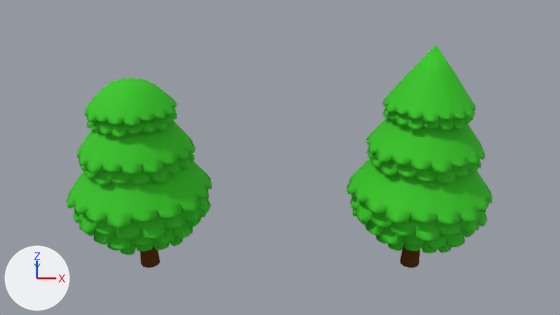
The Blender file Assets/Models/firTree0.blend, before and after one commit.
Both versions are drawn from the file's camera 'Camera'. The lights are fixed; the arrows at lower left show +X, +Y and +Z.

Script lines for the objects in view, before the commit:
```python
ob_cylinder_002 = bpy.data.objects.new('Cylinder.002', me_cylinder_031)
ob_cylinder_002.location = (-2.5, 0.0, 1.18)
ob_cylinder_002.rotation_euler = (0.0, 0.0, 2.11)  # degrees (0, 0, 121)
ob_cylinder_002.scale = (1.02, 1.02, 0.982)
ob_cylinder_003 = bpy.data.objects.new('Cylinder.003', me_cylinder_032)
ob_cylinder_003.location = (-2.5, 0.0, 1.71)
ob_cylinder_003.rotation_euler = (0.0, 0.0, 2.197)  # degrees (0, 0, 126)
ob_cylinder_003.scale = (1.14, 1.14, 1.07)
ob_cylinder_004 = bpy.data.objects.new('Cylinder.004', me_cylinder_033)
ob_cylinder_004.location = (-2.5, 0.0, 1.43)
ob_cylinder_004.rotation_euler = (0.0, 0.0, 2.633)  # degrees (0, 0, 151)
ob_cylinder_004.scale = (1.1, 1.1, 1.09)
ob_cylinder_009 = bpy.data.objects.new('Cylinder.009', me_cylinder_034)
ob_cylinder_009.location = (-2.5, 0.0, 3.0)
ob_cylinder_009.rotation_euler = (0.0, 0.0, 2.197)  # degrees (0, 0, 126)
ob_cylinder_009.scale = (0.666, 0.666, 0.643)
ob_cylinder_010 = bpy.data.objects.new('Cylinder.010', me_cylinder_035)
ob_cylinder_010.location = (-2.5, 0.0, 3.19)
ob_cylinder_010.rotation_euler = (0.0, 0.0, 2.515)  # degrees (0, 0, 144)
ob_cylinder_010.scale = (0.688, 0.688, 0.664)
ob_cylinder_011 = bpy.data.objects.new('Cylinder.011', me_cylinder_036)
ob_cylinder_011.location = (-2.5, 0.0, 2.47)
ob_cylinder_011.rotation_euler = (0.0, 0.0, 1.729)  # degrees (0, 0, 99)
ob_cylinder_011.scale = (0.901, 0.901, 0.87)
ob_cylinder_012 = bpy.data.objects.new('Cylinder.012', me_cylinder_037)
ob_cylinder_012.location = (-2.5, 0.0, 2.25)
ob_cylinder_012.rotation_euler = (0.0, 0.0, 1.848)  # degrees (0, 0, 106)
ob_cylinder_012.scale = (0.873, 0.873, 0.842)
ob_cylinder_015 = bpy.data.objects.new('Cylinder.015', me_cylinder_024)
ob_cylinder_015.location = (2.5, 0.0, 1.18)
ob_cylinder_015.rotation_euler = (0.0, 0.0, 1.673)  # degrees (0, 0, 96)
ob_cylinder_015.scale = (1.02, 1.02, 0.982)
ob_cylinder_017 = bpy.data.objects.new('Cylinder.017', me_cylinder_021)
ob_cylinder_017.location = (-2.5, 0.0, 0.99)
ob_cylinder_017.rotation_euler = (0.0, 0.0, 0.436)  # degrees (0, 0, 25)
ob_cylinder_017.scale = (0.179, 0.179, 1.0)
# also in view: 'Cylinder.006' at (2.5, 0.0, 3.07); 'Cylinder.008' at (2.5, 0.0, 3.49); 'Cylinder.007' at (2.5, 0.0, 3.66); 'Cylinder.016' at (2.5, 0.0, 1.43); 'Cylinder.013' at (2.5, 0.0, 2.11)
```
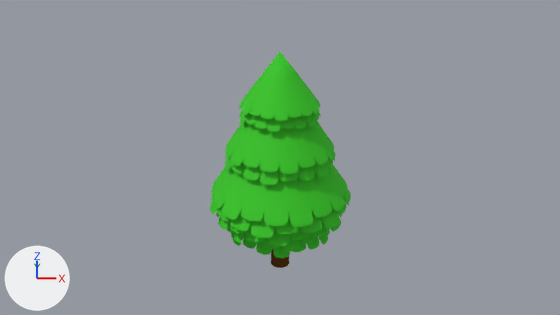
Location of each change, [x1, y1, x2, y2] in pixels of the pictures (560 x 315 px):
'Cylinder.006', moved, turned, rescaled: before [366, 116, 485, 173]; after [225, 118, 336, 174]
'Cylinder.014', moved, turned, rescaled: before [347, 158, 492, 225]; after [216, 208, 342, 247]
'Cylinder.008', moved, turned, rescaled: before [383, 107, 473, 130]; after [211, 165, 351, 227]
'Cylinder.003', deleted (green): before [67, 161, 212, 227]
'Cylinder.007', moved, turned, rescaled: before [383, 45, 476, 122]; after [239, 109, 321, 132]
'Cylinder.011', deleted (green): before [77, 121, 195, 174]
'Cylinder.013', moved, turned, rescaled: before [350, 194, 487, 241]; after [210, 191, 349, 238]
'Cylinder.018', added (green): after [239, 52, 320, 121]
'Cylinder.010', deleted (green): before [84, 78, 177, 126]
'Cylinder.005', moved, turned: before [366, 149, 481, 183]; after [225, 153, 335, 185]
'Cylinder.004', deleted (green): before [73, 193, 211, 239]
'Cylinder.015', moved, turned, rescaled: before [352, 209, 480, 248]; after [227, 223, 334, 251]
'Cylinder.012', deleted (green): before [80, 153, 195, 185]
'Cylinder.002', deleted (green): before [79, 212, 206, 250]
'Cylinder.016', moved, turned, rescaled: before [365, 224, 451, 253]; after [231, 230, 328, 258]
'Cylinder.009', deleted (green): before [87, 112, 177, 137]
'Cylinder', moved: before [400, 244, 420, 268]; after [271, 249, 289, 268]
'Cylinder.001', deleted: before [107, 226, 194, 255]
'Cylinder.017', deleted: before [140, 246, 160, 268]

What changed in the scene script:
```text
Change ob_cylinder_007:
    ob_cylinder_007.location: (2.5, 0.0, 3.25) -> (0.0, 0.0, 3.05)
    ob_cylinder_007.rotation_euler: (0.0, 0.0, 2.078) -> (0.0, 0.0, 1.069)  # degrees (0, 0, 119) -> degrees (0, 0, 61)
    ob_cylinder_007.scale: (0.688, 0.688, 0.664) -> (0.62, 0.62, 0.598)
Change ob_cylinder_008:
    ob_cylinder_008.location: (2.5, 0.0, 3.09) -> (0.0, 0.0, 1.7)
    ob_cylinder_008.rotation_euler: (0.0, 0.0, 1.761) -> (0.0, 0.0, 4.659)  # degrees (0, 0, 101) -> degrees (0, 0, 267)
    ob_cylinder_008.scale: (0.666, 0.666, 0.643) -> (1.13, 1.13, 1.2)
Change ob_cylinder_006:
    ob_cylinder_006.location: (2.5, 0.0, 2.53) -> (0.0, 0.0, 2.49)
    ob_cylinder_006.rotation_euler: (0.0, 0.0, 1.293) -> (0.0, 0.0, 2.427)  # degrees (0, 0, 74) -> degrees (0, 0, 139)
    ob_cylinder_006.scale: (0.901, 0.901, 0.87) -> (0.868, 0.868, 0.921)
Change ob_cylinder_005:
    ob_cylinder_005.location: (2.5, 0.0, 2.32) -> (0.0, 0.0, 2.29)
    ob_cylinder_005.rotation_euler: (0.0, 0.0, 1.412) -> (0.0, 0.0, 2.078)  # degrees (0, 0, 81) -> degrees (0, 0, 119)
Change ob_cylinder:
    ob_cylinder.location: (2.5, 0.0, 0.99) -> (0.0, 0.0, 0.99)
Remove ob_cylinder_017:
    ob_cylinder_017 = bpy.data.objects.new('Cylinder.017', me_cylinder_021)
Change ob_cylinder_014:
    ob_cylinder_014.location: (2.5, 0.0, 1.71) -> (0.0, 0.0, 1.31)
    ob_cylinder_014.rotation_euler: (0.0, 0.0, 1.761) -> (0.0, 0.0, 2.25)  # degrees (0, 0, 101) -> degrees (0, 0, 129)
    ob_cylinder_014.scale: (1.14, 1.14, 1.07) -> (1.05, 1.05, 1.2)
Change ob_cylinder_013:
    ob_cylinder_013.location: (2.5, 0.0, 1.43) -> (0.0, 0.0, 1.51)
    ob_cylinder_013.rotation_euler: (0.0, 0.0, 2.197) -> (0.0, 0.0, 2.027)  # degrees (0, 0, 126) -> degrees (0, 0, 116)
    ob_cylinder_013.scale: (1.1, 1.1, 1.09) -> (1.13, 1.13, 1.2)
Change ob_cylinder_015:
    ob_cylinder_015.location: (2.5, 0.0, 1.18) -> (0.0, 0.0, 1.11)
    ob_cylinder_015.rotation_euler: (0.0, 0.0, 1.673) -> (0.0, 0.0, 1.431)  # degrees (0, 0, 96) -> degrees (0, 0, 82)
    ob_cylinder_015.scale: (1.02, 1.02, 0.982) -> (0.927, 0.927, 1.2)
Change ob_cylinder_016:
    ob_cylinder_016.location: (2.5, 0.0, 0.9) -> (0.0, 0.0, 0.91)
    ob_cylinder_016.rotation_euler: (0.0, 0.0, 1.673) -> (0.0, 0.0, 3.348)  # degrees (0, 0, 96) -> degrees (0, 0, 192)
    ob_cylinder_016.scale: (0.797, 0.797, 0.857) -> (0.834, 0.834, 1.2)
Remove ob_cylinder_012:
    ob_cylinder_012 = bpy.data.objects.new('Cylinder.012', me_cylinder_037)
Remove ob_cylinder_011:
    ob_cylinder_011 = bpy.data.objects.new('Cylinder.011', me_cylinder_036)
Remove ob_cylinder_010:
    ob_cylinder_010 = bpy.data.objects.new('Cylinder.010', me_cylinder_035)
Remove ob_cylinder_009:
    ob_cylinder_009 = bpy.data.objects.new('Cylinder.009', me_cylinder_034)
Remove ob_cylinder_004:
    ob_cylinder_004 = bpy.data.objects.new('Cylinder.004', me_cylinder_033)
Remove ob_cylinder_003:
    ob_cylinder_003 = bpy.data.objects.new('Cylinder.003', me_cylinder_032)
Remove ob_cylinder_002:
    ob_cylinder_002 = bpy.data.objects.new('Cylinder.002', me_cylinder_031)
Remove ob_cylinder_001:
    ob_cylinder_001 = bpy.data.objects.new('Cylinder.001', me_cylinder_030)
Add ob_cylinder_018:
    ob_cylinder_018 = bpy.data.objects.new('Cylinder.018', me_cylinder_005)  # 253 vertices, 216 faces; spans x -1.11..1.11, y -1.13..1.13, z -0.15..1.4; in mat_material (green #3ecb2d)
    ob_cylinder_018.location = (0.0, 0.0, 3.23)
    ob_cylinder_018.rotation_euler = (0.0, 0.0, 2.301)  # degrees (0, 0, 132)
    ob_cylinder_018.scale = (0.62, 0.62, 0.598)
```
